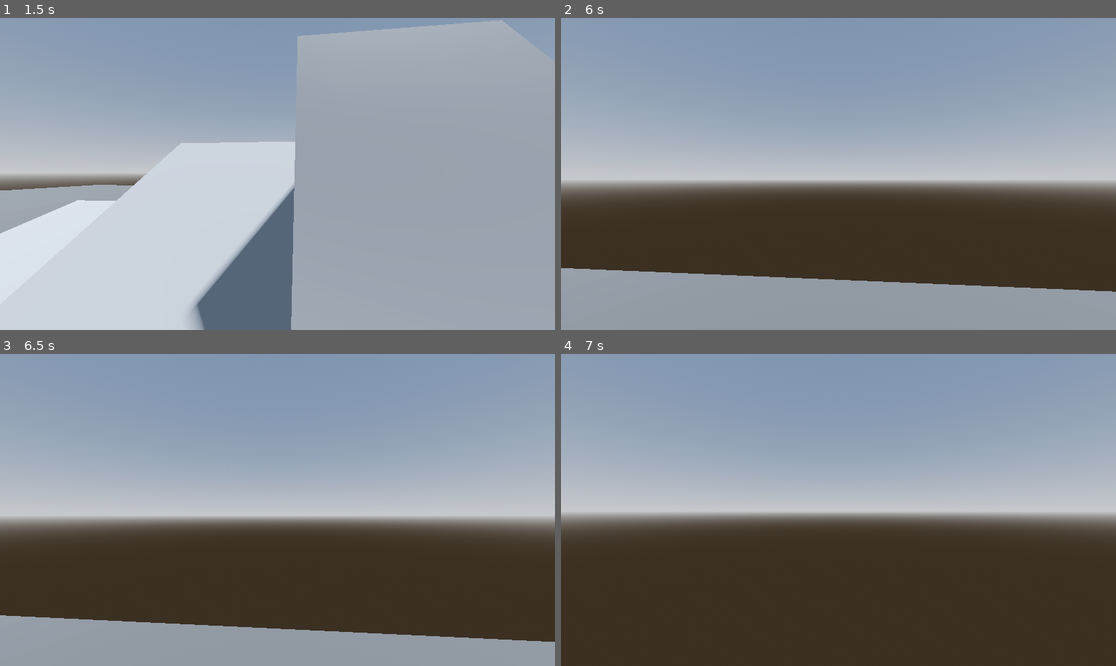
Above: before the commit, frames 1-4 (two rows, left to right).
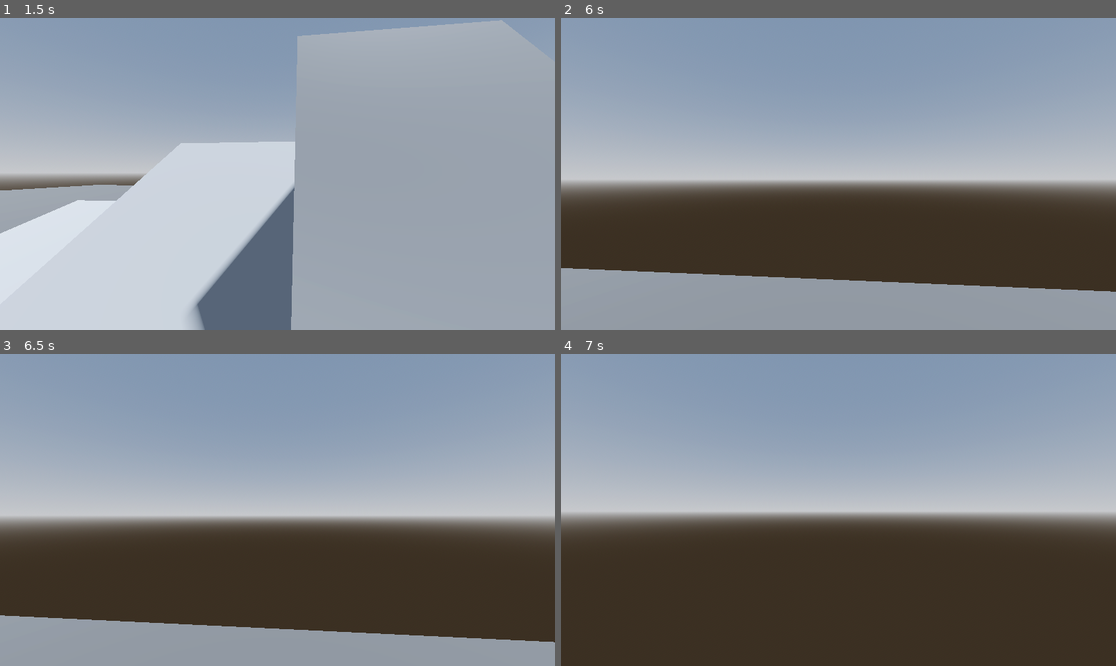
Above: after the commit, the same moments.

Repository: alexjhetherington/godot-character-controller-example
Game: Godot game, scene res://demo.tscn
Same seed, same stepped clock (60 frames per second), same inputs: the game is played once before the commit and once after it.
Inputs (mouse positions are in pixels of both pictures, inside the frame that each line leads up to):
- Up to frame 1 (1.5 s): tap Enter at 0.5 s; move the mouse to (305, 174) at 0.52 s; hold W (move_forward) from 0.53 s (still down); tap Shift (sprint) at 0.6, 1.35 s; move the mouse to (249, 174) at 1.27 s
- Up to frame 2 (6 s): move the mouse to (849, 167) at 2.02 s; tap Shift (sprint) every 0.75 s from 2.1 to 5.85 s; tap Space at 2.75 s; move the mouse to (832, 180) at 2.77 s; tap Enter at 3.5 s; move the mouse to (877, 177) at 3.52 s; move the mouse to (794, 170) at 4.27 s; move the mouse to (844, 174) at 5.02 s; move the mouse to (816, 167) at 5.77 s; release W (move_forward) at 5.78 s; hold D (strafe_right) from 5.78 s (still down)
- Up to frame 3 (6.5 s): keep holding D (strafe_right)
- Up to frame 4 (7 s): move the mouse to (866, 510) at 6.52 s; release D (strafe_right) at 6.53 s; hold W (move_forward) from 6.53 s (still down); tap Shift (sprint) at 6.6 s

Frame 1 is identical in both runs. In frame 2, less than 0.1% of the frame differs, in the area x 2-100%, y 80-88%; in frame 3, less than 0.1%, in the area x 0-100%, y 83-93%; in frame 4, nothing differs.

Commit message:
Add doorway to test scene

Diff:
--- a/demo.tscn
+++ b/demo.tscn
@@ -516,3 +516,39 @@
 
 [node name="CollisionShape3D" type="CollisionShape3D" parent="steps/step11"]
 shape = SubResource("ConvexPolygonShape3D_aa6gd")
+
+[node name="DoorFrame" type="Node3D" parent="."]
+transform = Transform3D(-4.37114e-08, 0, 1, 0, 1, 0, -1, 0, -4.37114e-08, -7.92457, 2.38419e-07, 0.550253)
+
+[node name="CSGBox3D_7" type="CSGBox3D" parent="DoorFrame"]
+transform = Transform3D(1, 0, 0, 0, 1, 0, 0, 0, 1, 0.6, 1, 0)
+use_collision = true
+size = Vector3(0.2, 2, 0.3)
+
+[node name="CSGBox3D_8" type="CSGBox3D" parent="DoorFrame"]
+transform = Transform3D(1, 0, 0, 0, 1, 0, 0, 0, 1, -0.6, 1, 0)
+use_collision = true
+size = Vector3(0.2, 2, 0.3)
+
+[node name="CSGBox3D_9" type="CSGBox3D" parent="DoorFrame"]
+transform = Transform3D(-4.37114e-08, -1, 0, 1, -4.37114e-08, 0, 0, 0, 1, 0, 2.1, 0)
+use_collision = true
+size = Vector3(0.2, 1.4, 0.3)
+
+[node name="DoorFrame2" type="Node3D" parent="."]
+transform = Transform3D(0.516937, 0, 0.856024, 0, 1, 0, -0.856024, 0, 0.516937, -7.21572, 2.38419e-07, -2.39126)
+
+[node name="CSGBox3D_7" type="CSGBox3D" parent="DoorFrame2"]
+transform = Transform3D(1, 0, 0, 0, 1, 0, 0, 0, 1, 0.6, 1, 0)
+use_collision = true
+size = Vector3(0.2, 2, 0.3)
+
+[node name="CSGBox3D_8" type="CSGBox3D" parent="DoorFrame2"]
+transform = Transform3D(1, 0, 0, 0, 1, 0, 0, 0, 1, -0.6, 1, 0)
+use_collision = true
+size = Vector3(0.2, 2, 0.3)
+
+[node name="CSGBox3D_9" type="CSGBox3D" parent="DoorFrame2"]
+transform = Transform3D(-4.37114e-08, -1, 0, 1, -4.37114e-08, 0, 0, 0, 1, 0, 2.1, 0)
+use_collision = true
+size = Vector3(0.2, 1.4, 0.3)
